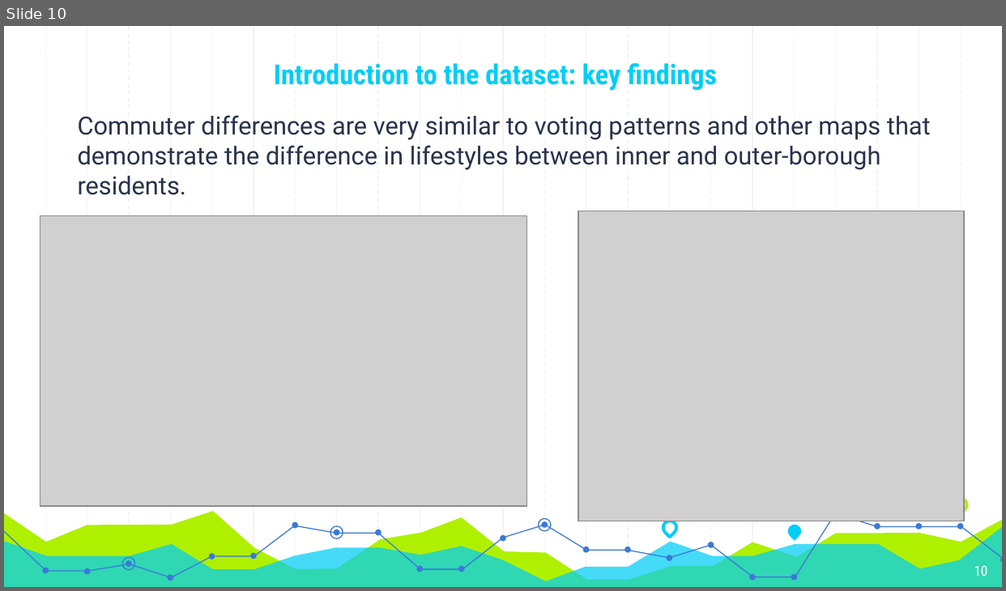
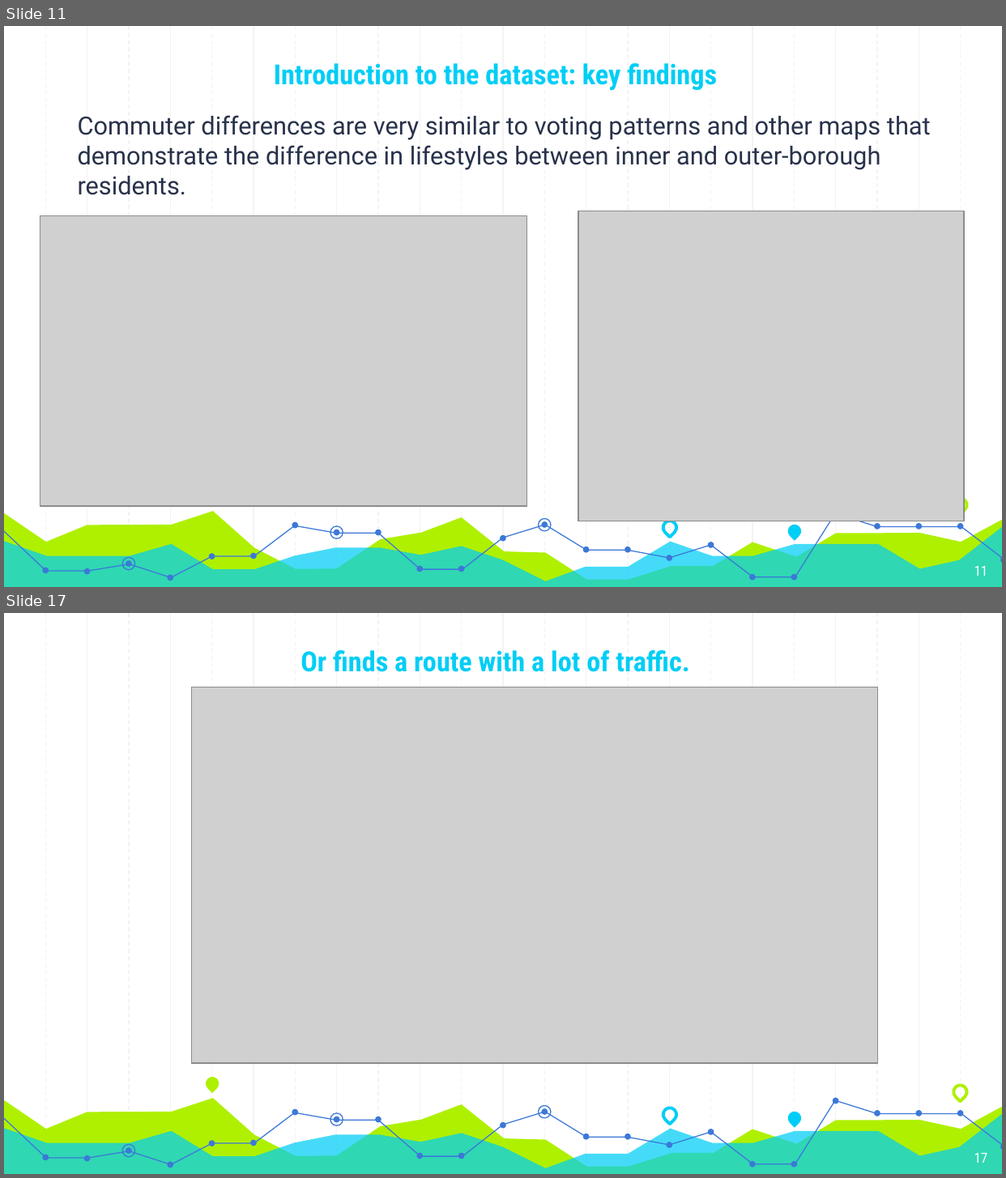
Before and after one commit to evanspiller0202/CapstoneMTAbestroute, a slide deck: reports/Capstone_summary.pptx. Shown one above the other, each under a label of ours: slide 10 before the commit, slides 11 and 17 after it; the slides between them are not shown. The pictures are 1006x591 and 1006x1178 pixels, drawn with LibreOffice and Linux fonts; fonts in the diff are those of the drawing; grey boxes stand for pictures. Boxes give left, top, right and bottom in pixels: in the first picture for what was removed or moved away, otherwise in the second. Text is boxed around its words. In the diff, an @@ line names an element or a change of style, - is before the commit and + after.

```diff
--- a/reports/Capstone_summary.pptx
+++ b/reports/Capstone_summary.pptx
@@ slide 17 added at box(4, 613, 1002, 1174), background #FFFFFF; not listed: 58 template elements that a slide beside it also shows @@
@@ text added at box(300, 650, 689, 672), 20 pt, text #00CEF6, bold @@
+Or finds a route with a lot of traffic.
@@ picture added at box(192, 687, 877, 1063) @@
@@ ellipse added at box(833, 1098, 838, 1104), fill #3C78D8 @@
@@ page number added at box(974, 1153, 988, 1163), 10 pt, text #FFFFFF @@
+17
@@ what was slide 10 is now slide 11 @@
@@ page number at box(974, 566, 988, 576): text changed @@
-10
+11
```
Also in this commit, not shown: 1 slide changed, 6 other slides added, 16 other files.
